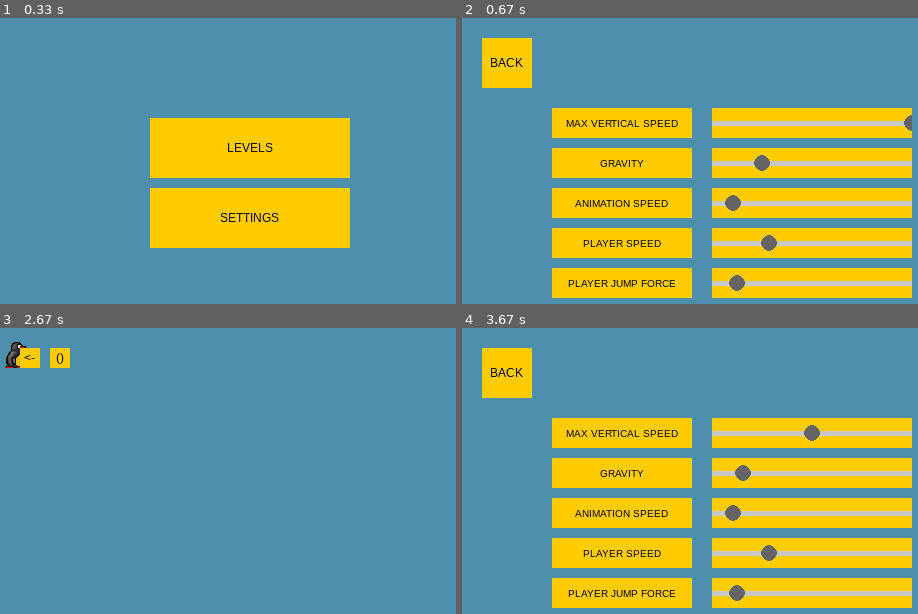
Above: before the commit, frames 1-4 (two rows, left to right).
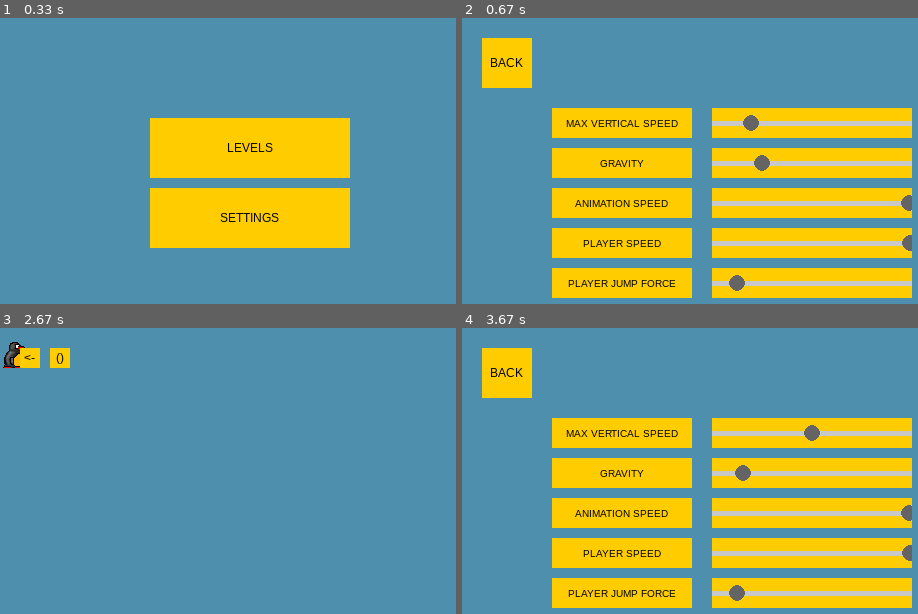
Above: after the commit, the same moments.

Repository: Rushan4ik/yandex_pygame_project
Game: pygame game, started from main.py
Two runs of this game, one before a commit and one after it. Both use one fixed random seed, a clock stepped at 60 frames per second and the inputs below.
Inputs (mouse positions are in pixels of both pictures, inside the frame that each line leads up to):
- Up to frame 1 (0.33 s): no input
- Up to frame 2 (0.67 s): click (712, 218) at 0.38 s
- Up to frame 3 (2.67 s): click (45, 373) at 0.88 s; press the mouse at (250, 456) at 1.37 s; move the mouse to (269, 496) at 1.47 s; release the mouse at (287, 536) at 1.6 s; press the mouse at (250, 476) at 1.7 s; move the mouse to (269, 471) at 1.8 s; release the mouse at (282, 462) at 1.93 s; press the mouse at (59, 356) at 2.03 s; move the mouse to (82, 393) at 2.13 s; release the mouse at (100, 428) at 2.27 s; tap Left at 2.33 s
- Up to frame 4 (3.67 s): press the mouse at (493, 356) at 2.7 s; move the mouse to (603, 559) at 2.8 s; release the mouse at (outside the picture) at 2.93 s; press the mouse at (712, 528) at 3.03 s; move the mouse to (658, 531) at 3.13 s; release the mouse at (603, 536) at 3.27 s; press the mouse at (813, 433) at 3.37 s; move the mouse to (776, 456) at 3.47 s; release the mouse at (744, 479) at 3.6 s

Frame 1 is identical in both runs. In frame 2, 0.7% of the frame differs, in the area x 57-99%, y 33-82%; in frame 3, 0.2%; in frame 4, 0.5%.

Commit message:
Исправление ошибки в связи с загрузкой модулей. Теперь параметры которые будут меняться будут храниться в json-файле

Diff:
--- /dev/null
+++ b/configs.json
@@ -0,0 +1 @@
+{"MAX_VERTICAL_SPEED": 90.7, "GRAVITY_ACCELERATION": 20, "PLAYER_ANIMATION_SPEED": 1.9715, "PLAYER_SPEED": 99.3, "PLAYER_JUMP_FORCE": 30}
--- a/configs.py
+++ b/configs.py
@@ -1,16 +1,9 @@
 import pygame
 
-# LEVELS
 LEVEL_COUNT = 3
-# ENTITY
-MAX_VERTICAL_SPEED = 300
-GRAVITY_ACCELERATION = 20
-# PLAYER
-PLAYER_ANIMATION_SPEED = 0.3
+
 PLAYER_CONTROL_KEYS = {
     'jump': {pygame.K_UP},
     'left': {pygame.K_LEFT},
     'right': {pygame.K_RIGHT}
 }
-PLAYER_SPEED = 50
-PLAYER_JUMP_FORCE = 30
--- a/game_components/__init__.py
+++ b/game_components/__init__.py
@@ -3,4 +3,3 @@
 from .camera import Camera
 from .player import Player
 from .level import Level
-from configs import *
--- a/game_components/entity.py
+++ b/game_components/entity.py
@@ -1,9 +1,11 @@
 from pygame.sprite import Sprite, AbstractGroup
-
-from configs import MAX_VERTICAL_SPEED, GRAVITY_ACCELERATION
+from json import load
 from game_components.animation import Animation
 from math_components import Vector
 from pygame.mask import from_surface
+json_value = load(open('configs.json'))
+GRAVITY_ACCELERATION = json_value['GRAVITY_ACCELERATION']
+MAX_VERTICAL_SPEED = json_value['MAX_VERTICAL_SPEED']
 
 
 class Entity(Sprite):
--- a/game_components/player.py
+++ b/game_components/player.py
@@ -1,8 +1,8 @@
 import pygame
 from pygame.sprite import AbstractGroup
-
-from configs import PLAYER_ANIMATION_SPEED, PLAYER_CONTROL_KEYS, PLAYER_SPEED, PLAYER_JUMP_FORCE
+from json import load
 from game_components import Entity
+from configs import PLAYER_CONTROL_KEYS
 
 
 class Player(Entity):
@@ -11,7 +11,11 @@
 
     def __init__(self, position: tuple[int, int], size: tuple[int, int],
                  velocity: tuple[int, int], *groups: AbstractGroup):
-        super().__init__(Player.IMAGE_NAME, Player.FRAME_COUNT, PLAYER_ANIMATION_SPEED,
+        json_value = load(open("configs.json"))
+        self.PLAYER_ANIMATION_SPEED = json_value['PLAYER_ANIMATION_SPEED']
+        self.PLAYER_SPEED = json_value['PLAYER_SPEED']
+        self.PLAYER_JUMP_FORCE = json_value['PLAYER_JUMP_FORCE']
+        super().__init__(Player.IMAGE_NAME, Player.FRAME_COUNT, self.PLAYER_ANIMATION_SPEED,
                          position, size, velocity, *groups)
         self.right = self.left = False
         self.live_count = 3
@@ -34,14 +38,14 @@
 
     def jump(self) -> None:
         if self.on_ground:
-            self.velocity.y = -PLAYER_JUMP_FORCE
+            self.velocity.y = -self.PLAYER_JUMP_FORCE
             self.on_ground = False
 
     def __handle_velocity(self) -> None:
         self.velocity.x = 0
         if self.right:
-            self.velocity.x += +PLAYER_SPEED
+            self.velocity.x += +self.PLAYER_SPEED
         if self.left:
-            self.velocity.x += -PLAYER_SPEED
+            self.velocity.x += -self.PLAYER_SPEED
         self.animation.reflect_image = self.velocity.x < 0
         self.animation.running = self.velocity.x != 0
--- a/game_components/wall.py
+++ b/game_components/wall.py
@@ -1,5 +1,3 @@
-import time
-
 import pygame
 from pygame.sprite import Sprite, AbstractGroup, collide_mask
 from pygame import Surface
--- a/screen_components/scene_settings.py
+++ b/screen_components/scene_settings.py
@@ -1,26 +1,7 @@
 import configs
 from screen_components import Scene
 from widgets import Button, Label, Slider
-
-
-def set_max_vertical_speed(value):
-    configs.MAX_VERTICAL_SPEED = value
-
-
-def set_graviti_acceleration(value):
-    configs.GRAVITY_ACCELERATION = value
-
-
-def set_animation_speed(value):
-    configs.PLAYER_ANIMATION_SPEED = value
-
-
-def set_player_speed(value):
-    configs.PLAYER_SPEED = value
-
-
-def set_jump_force(value):
-    configs.PLAYER_JUMP_FORCE = value
+from json import load, dump
 
 
 class SettingsScene(Scene):
@@ -29,23 +10,43 @@
 
     def __init__(self, scene_manager):
         self.scene_manager = scene_manager
+        self.json_value = load(open('configs.json'))
         buttons = [Button((20, 20), (50, 50), "BACK", [Button.Handler(self.__set_main_menu)])]
         labels = []
         for i, text in enumerate(SettingsScene.PARAM_NAMES):
             labels.append(Label((90, 90 + 40 * i), (140, 30), text, font_size=10))
         sliders = [
-            Slider((250, 90), (200, 30), (40, 300), configs.MAX_VERTICAL_SPEED,
-                   [Slider.Handler(set_max_vertical_speed)]),
-            Slider((250, 130), (200, 30), (10, 50), configs.GRAVITY_ACCELERATION,
-                   [Slider.Handler(set_graviti_acceleration)]),
-            Slider((250, 170), (200, 30), (0.1, 2), configs.PLAYER_ANIMATION_SPEED,
-                   [Slider.Handler(set_animation_speed)]),
-            Slider((250, 210), (200, 30), (30, 100), configs.PLAYER_SPEED,
-                   [Slider.Handler(set_player_speed)]),
-            Slider((250, 250), (200, 30), (20, 100), configs.PLAYER_JUMP_FORCE,
-                   [Slider.Handler(set_jump_force)])
+            Slider((250, 90), (200, 30), (40, 300), self.json_value['MAX_VERTICAL_SPEED'],
+                   [Slider.Handler(lambda value: self.set_max_vertical_speed(value))]),
+            Slider((250, 130), (200, 30), (10, 50), self.json_value['GRAVITY_ACCELERATION'],
+                   [Slider.Handler(lambda value: self.set_graviti_acceleration(value))]),
+            Slider((250, 170), (200, 30), (0.1, 2), self.json_value['PLAYER_ANIMATION_SPEED'],
+                   [Slider.Handler(lambda value: self.set_animation_speed(value))]),
+            Slider((250, 210), (200, 30), (30, 100), self.json_value['PLAYER_SPEED'],
+                   [Slider.Handler(lambda value: self.set_player_speed(value))]),
+            Slider((250, 250), (200, 30), (20, 100), self.json_value['PLAYER_JUMP_FORCE'],
+                   [Slider.Handler(lambda value: self.set_jump_force(value))])
         ]
         super().__init__(buttons, sliders, labels)
 
+    def set_max_vertical_speed(self, value):
+        self.json_value['MAX_VERTICAL_SPEED'] = value
+
+    def set_graviti_acceleration(self, value):
+        self.json_value['GRAVITY_ACCELERATION'] = value
+
+    def set_animation_speed(self, value):
+        self.json_value['PLAYER_ANIMATION_SPEED'] = value
+
+    def set_player_speed(self, value):
+        self.json_value['PLAYER_SPEED'] = value
+
+    def set_jump_force(self, value):
+        self.json_value['PLAYER_JUMP_FORCE'] = value
+
     def __set_main_menu(self):
+        self.save()
         self.scene_manager.set_main_menu_scene()
+
+    def save(self):
+        dump(self.json_value, open('configs.json', 'w'))
